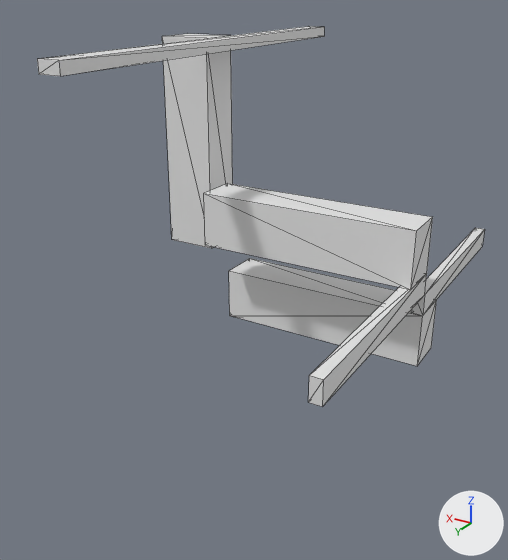
An edit to the OBJ model Data/bmc/tiles_structure/t_190.obj, drawn before and after from the same camera.
Camera for both pictures: a camera (50 mm lens) standing at (-0.895, 1.369, 0.625) and looking at (-0.104, 0.052, -0.033). The lights are fixed; the arrows at lower right show +X, +Y and +Z. Mesh edges are drawn as thin lines. Where no turn or scale is listed for an object, it has been applied to the vertices.

Objects in the first picture: 't_190'.
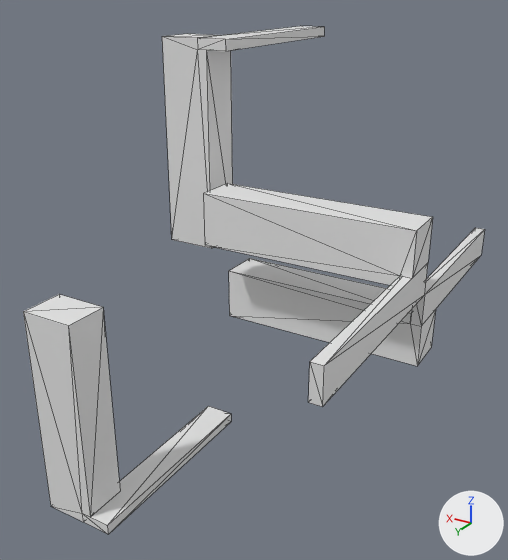
The change, as JSON lines over the scene's bpy script:
```json
{"block": "me_t_190", "where": "# used by ob_t_190; location = (0.0, 0.0, 0.0)"}
{"op": "remove", "block": "me_t_190", "code": "me_t_190.from_pydata(...)  # 44 vertices, 72 faces; spans x -0.5..0.175, y -0.5..0.5, z -0.175..0.5"}
{"op": "add", "block": "me_t_190", "code": "me_t_190.from_pydata(...)  # 70 vertices, 128 faces; spans x -0.5..0.175, y -0.5..0.5, z -0.5..0.5"}
{"block": "me_t_190", "change": "me_t_190 part 1: a new loose piece of 18 vertices spanning x 0.0..0.175, y 0.0..0.5, z -0.5..0.0"}
{"block": "me_t_190", "change": "me_t_190 part 2"}
{"block": "me_t_190", "change": "12 vertices are removed from x -0.5..0.05, y -0.5..0.5, z -0.05..0.5"}
{"block": "me_t_190", "change": "56 faces are deleted"}
{"block": "me_t_190", "change": "4 vertices move from x -0.5..0.05, y -0.5..0.5, z -0.05..0.5 to x -0.475..0.075, y -0.5..0.5, z -0.075..0.5"}
{"block": "me_t_190", "change": "9 vertices are added at x -0.5..0.075, y -0.1..0.1, z -0.075..0.5"}
{"block": "me_t_190", "change": "5 new vertices lie (0.0, 0.5, 0.0) away from vertices in x -0.5..0.05, y -0.5, z -0.05..0.5"}
{"block": "me_t_190", "change": "6 new vertices lie (-0.025, 0.0, 0.0) away from vertices in x -0.5..0.075, y -0.5..0.5, z -0.075..0.475"}
{"block": "me_t_190", "change": "80 new faces join them"}
```

Boxes [x1, y1, x2, y2] around the edits, measured in the pictures (508 x 560 px; the box of a moved part takes in the faces that stretch with it):
```json
{"object": "t_190", "change": "reshaped", "before": [37, 26, 485, 407], "after": [23, 26, 485, 534], "on screen": "33% taller"}
{"part": 1, "of": "me_t_190", "change": "added", "after": [23, 294, 231, 534]}
{"part": 2, "of": "me_t_190", "change": "moved or reshaped", "before": [37, 26, 484, 406], "after": [162, 26, 484, 406]}
```
